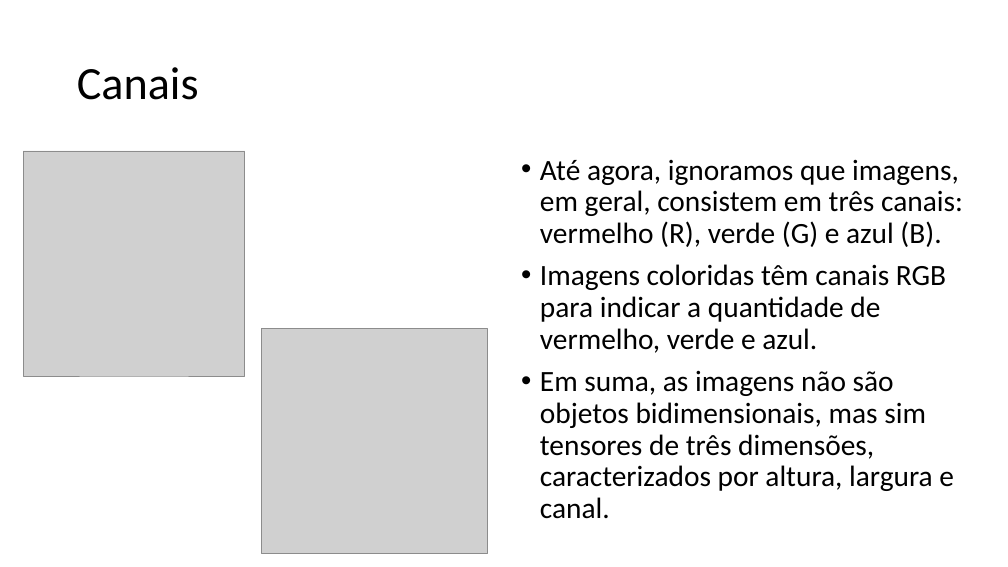
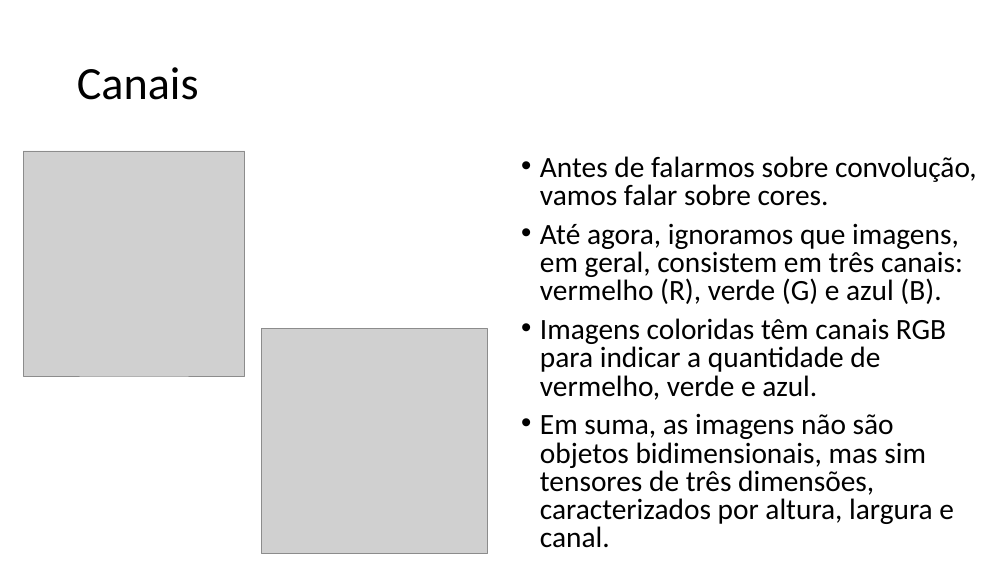
Before and after one commit to zz4fap/tp557-iot-ml, a slide deck: slide 8 of slides/TP557_12_Introduzindo_convoluções.pptx (slide 6 before the commit). Drawn at 1008x567 pixels with LibreOffice and Linux fonts; fonts in the diff are those of the drawing; grey boxes stand for pictures. Boxes give left, top, right and bottom in pixels: in the first picture for what was removed or moved away, otherwise in the second. Text is boxed around its words. In the diff, an @@ line names an element or a change of style, - is before the commit and + after.

```diff
--- a/slides/TP557_12_Introduzindo_convoluções.pptx
+++ b/slides/TP557_12_Introduzindo_convoluções.pptx
@@ text at (x1=540, y1=156, x2=977, y2=206): paragraph added @@
+• Antes de falarmos sobre convolução, vamos falar sobre cores.
@@ text at (x1=540, y1=223, x2=963, y2=548): line spacing 0.9 to 0.8 @@
```
Also in this commit, not shown: 2 other slides changed, 11 slides added, 2 slides removed, 3 other files.
